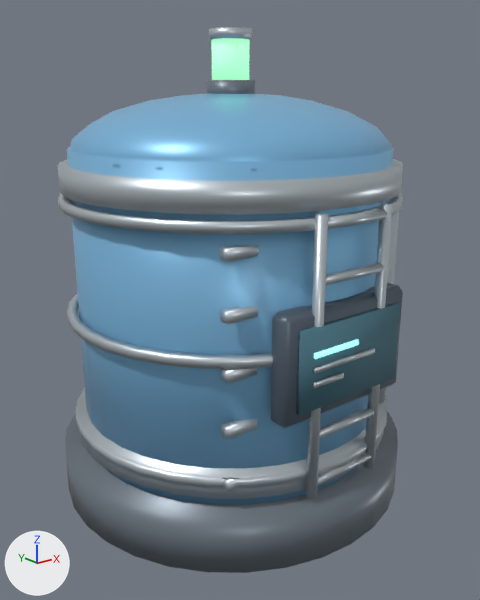
The glTF model assets/storage/water_tank_ultra.glb, before and after one commit.
Before and after are seen from a 50 mm lens placed at (-2.02, -2.6, 1.99), pointed at (-0.03, -0.1, 0.99). The axes (+X, +Y, +Z) are drawn at lower left. The lights are the same throughout. The older version comes first. Where no turn or scale is listed for an object, it has been applied to the vertices.

Names of what the first picture shows: 'Band_steel', 'Bands_steel', 'Base_dark', 'Beacon_dark', 'Body_black', 'Ladder_steel', 'Pipe_steel', 'ScreenGraphics_glow', 'ScreenGraphics_steel', 'ScreenSurface_screen', 'StatusLight_safe', 'Tank_blue' and 1 more.
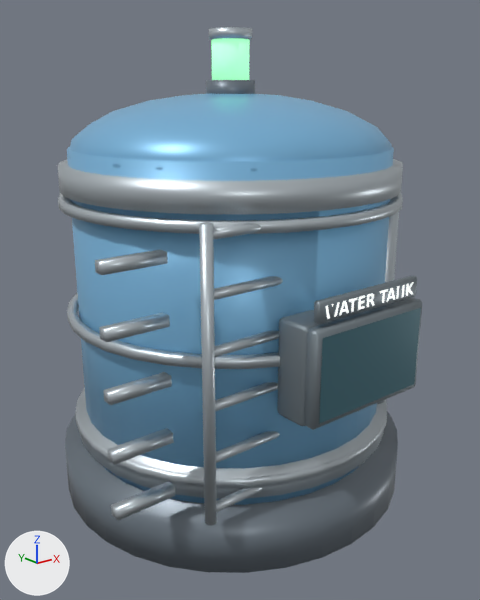
Pixel boxes [x1, y1, x2, y2] of what changed, in the pictures (480 x 600 px):
'Ladder_steel_legacy_11', added: after [95, 219, 283, 525]
'Ladder_steel', deleted: before [220, 203, 392, 498]
'LiveViewSurface_glass', added (cyan): after [319, 308, 421, 424]
'ScreenSurface_screen', deleted (cyan): before [296, 302, 400, 416]
'Body_black', deleted: before [271, 283, 403, 428]
'LiveViewSurfaceFrame_frame', added: after [304, 298, 422, 430]
'ScreenMount_frame', added: after [277, 297, 414, 426]
'TypePlate_frame', added: after [314, 275, 417, 324]
'ScreenGraphics_steel', deleted: before [313, 347, 375, 389]
'TypeLabel_white', added: after [326, 282, 414, 319]
'ScreenGraphics_glow', deleted: before [314, 339, 359, 359]

Edits to the bpy script that builds the scene:
```text
Add me_liveviewsurface_glass:
    me_liveviewsurface_glass.from_pydata([(-0.3, -0.946, 0.738), (0.3, -0.946, 0.738), (0.3, -0.946, 1.098), (-0.3, -0.946, 1.098)], [], [(0, 1, 2), (0, 2, 3)])
    me_liveviewsurface_glass.materials.append(mat_glass)  # cyan #477380
Remove ob_body_black:
    ob_body_black = bpy.data.objects.new('Body_black', me_body_black)
Remove ob_screensurface_screen:
    ob_screensurface_screen = bpy.data.objects.new('ScreenSurface_screen', me_screensurface_screen)
Remove ob_screengraphics_glow:
    ob_screengraphics_glow = bpy.data.objects.new('ScreenGraphics_glow', me_screengraphics_glow)
Remove ob_screengraphics_steel:
    ob_screengraphics_steel = bpy.data.objects.new('ScreenGraphics_steel', me_screengraphics_steel)
Remove ob_ladder_steel:
    ob_ladder_steel = bpy.data.objects.new('Ladder_steel', me_ladder_steel)
Add ob_typelabel_white:
    ob_typelabel_white = bpy.data.objects.new('TypeLabel_white', me_typelabel_white)  # 119 vertices, 101 faces; spans x -0.27..0.27, y -0.925, z 1.161..1.215; in mat_white (white #f4f8f7, glowing light grey #d7dbd9)
    ob_typelabel_white.location = (0.0, 0.0, 0.0)
Add ob_typeplate_frame:
    ob_typeplate_frame = bpy.data.objects.new('TypePlate_frame', me_typeplate_frame)  # 24 vertices, 44 faces; spans x -0.3..0.3, y -0.921..-0.886, z 1.143..1.233; in mat_frame (grey #828d94)
    ob_typeplate_frame.location = (0.0, 0.0, 0.0)
Add ob_liveviewsurface_glass:
    ob_liveviewsurface_glass = bpy.data.objects.new('LiveViewSurface_glass', me_liveviewsurface_glass)
    ob_liveviewsurface_glass.location = (0.0, 0.0, 0.0)
Add ob_liveviewsurfaceframe_frame:
    ob_liveviewsurfaceframe_frame = bpy.data.objects.new('LiveViewSurfaceFrame_frame', me_liveviewsurfaceframe_frame)  # 24 vertices, 44 faces; spans x -0.33..0.33, y -0.942..-0.878, z 0.708..1.128; in mat_frame (grey #828d94)
    ob_liveviewsurfaceframe_frame.location = (0.0, 0.0, 0.0)
Add ob_screenmount_frame:
    ob_screenmount_frame = bpy.data.objects.new('ScreenMount_frame', me_screenmount_frame)  # 56 vertices, 108 faces; spans x -0.338..0.338, y -0.892..-0.728, z 0.703..1.133; in mat_frame (grey #828d94)
    ob_screenmount_frame.location = (0.0, 0.0, 0.0)
Add ob_ladder_steel_legacy_11:
    ob_ladder_steel_legacy_11 = bpy.data.objects.new('Ladder_steel_legacy_11', me_ladder_steel_legacy_11)  # 440 vertices, 828 faces; spans x -0.995..-0.245, y -0.715..-0.494, z 0.3..1.54; in mat_steel (light grey #c0cacf)
    ob_ladder_steel_legacy_11.location = (0.0, 0.0, 0.0)
```
